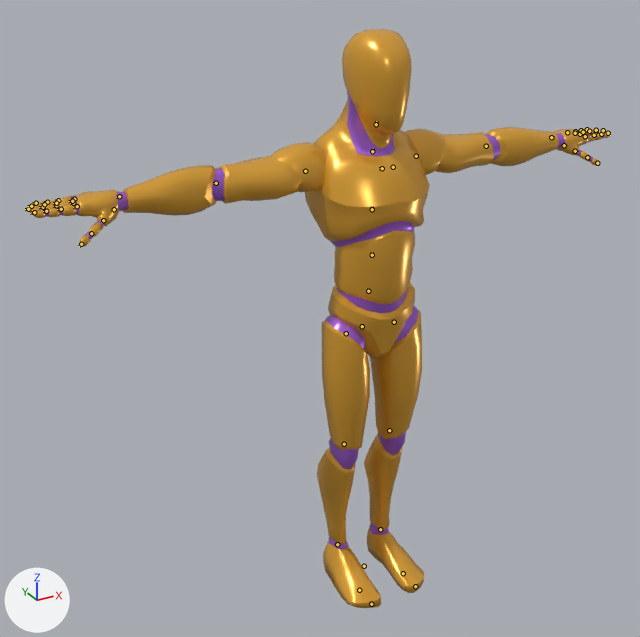
One commit to the glTF model apps/web/public/models/anim-library.glb: the scene before it, then after it.
The view is the same before and after, from a 50 mm lens placed at (-1.37, -2.15, 2.08), pointed at (-0.16, 0.04, 0.98). Arrows for +X, +Y and +Z are at lower left; the lights stay in place. The older version comes first. The bones that bend it are drawn over the model as lines.

In view in the first picture: 'Mannequin'.
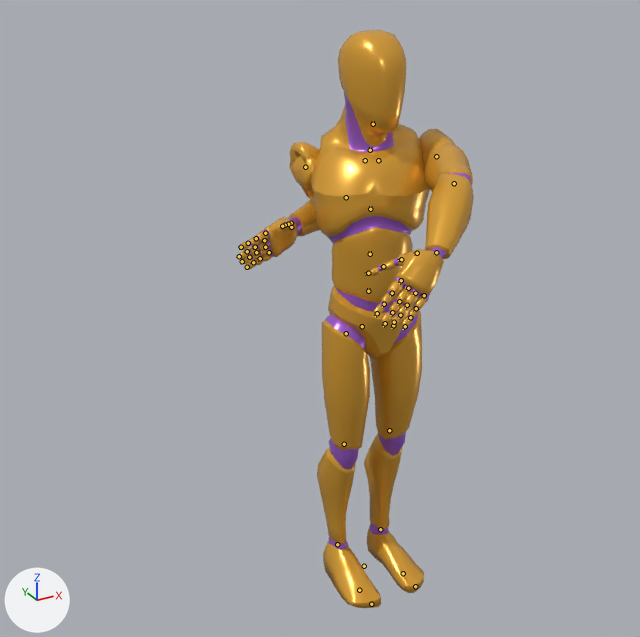
The newer file adds an action. The first version stands in its rest pose; the second is drawn at frame 22 of the action 'Rig|Bow_Shoot'.

Edits to the scene script, one JSON object a line:
```json
{"block": "bone_spine_01", "where": "bone_spine_01 = bpy.data.objects['Rig'].pose.bones['spine_01']  # child of 'pelvis'"}
{"op": "set", "path": "bone_spine_01.rotation_quaternion", "old": "(1.0, 0.0, 0.0, 0.0)", "new": "(0.996, -0.027, -0.082, 0.011)", "note": "degrees (0, 0, 0) -> degrees (-3, -9, 1)"}
{"block": "bone_spine_02", "where": "bone_spine_02 = bpy.data.objects['Rig'].pose.bones['spine_02']  # child of 'spine_01'"}
{"op": "set", "path": "bone_spine_02.rotation_quaternion", "old": "(1.0, 0.0, 0.0, 0.0)", "new": "(0.996, 0.038, -0.083, -0.001)", "note": "degrees (0, 0, 0) -> degrees (4, -10, -1)"}
{"block": "bone_spine_03", "where": "bone_spine_03 = bpy.data.objects['Rig'].pose.bones['spine_03']  # child of 'spine_02'"}
{"op": "set", "path": "bone_spine_03.rotation_quaternion", "old": "(1.0, 0.0, 0.0, 0.0)", "new": "(0.989, -0.123, -0.083, -0.008)", "note": "degrees (0, 0, 0) -> degrees (-14, -10, 0)"}
{"block": "bone_neck_01", "where": "bone_neck_01 = bpy.data.objects['Rig'].pose.bones['neck_01']  # child of 'spine_03'"}
{"op": "set", "path": "bone_neck_01.rotation_quaternion", "old": "(1.0, 0.0, 0.0, 0.0)", "new": "(0.981, 0.147, 0.123, -0.018)", "note": "degrees (0, 0, 0) -> degrees (17, 14, 0)"}
{"block": "bone_head", "where": "bone_head = bpy.data.objects['Rig'].pose.bones['Head']  # child of 'neck_01'"}
{"op": "set", "path": "bone_head.rotation_quaternion", "old": "(1.0, 0.0, 0.0, 0.0)", "new": "(0.991, -0.053, 0.124, -0.01)", "note": "degrees (0, 0, 0) -> degrees (-6, 14, -2)"}
{"block": "bone_clavicle_l", "where": "bone_clavicle_l = bpy.data.objects['Rig'].pose.bones['clavicle_l']  # child of 'spine_03'"}
{"op": "set", "path": "bone_clavicle_l.rotation_quaternion", "old": "(1.0, 0.0, 0.0, 0.0)", "new": "(0.995, 0.046, 0.085, -0.037)", "note": "degrees (0, 0, 0) -> degrees (5, 10, -4)"}
{"block": "bone_upperarm_l", "where": "bone_upperarm_l = bpy.data.objects['Rig'].pose.bones['upperarm_l']  # child of 'clavicle_l'"}
{"op": "set", "path": "bone_upperarm_l.rotation_quaternion", "old": "(1.0, 0.0, 0.0, 0.0)", "new": "(0.66, 0.613, 0.341, 0.267)", "note": "degrees (0, 0, 0) -> degrees (89, 7, 51)"}
{"block": "bone_lowerarm_l", "where": "bone_lowerarm_l = bpy.data.objects['Rig'].pose.bones['lowerarm_l']  # child of 'upperarm_l'"}
{"op": "set", "path": "bone_lowerarm_l.rotation_quaternion", "old": "(1.0, 0.0, 0.0, 0.0)", "new": "(0.972, 0.236, 0.0, 0.0)", "note": "degrees (0, 0, 0) -> degrees (27, 0, 0)"}
{"block": "bone_hand_l", "where": "bone_hand_l = bpy.data.objects['Rig'].pose.bones['hand_l']  # child of 'lowerarm_l'"}
{"op": "set", "path": "bone_hand_l.rotation_quaternion", "old": "(1.0, 0.0, 0.0, 0.0)", "new": "(0.684, 0.221, -0.682, -0.132)", "note": "degrees (0, 0, 0) -> degrees (93, -61, -86)"}
{"block": "bone_upperarm_r", "where": "bone_upperarm_r = bpy.data.objects['Rig'].pose.bones['upperarm_r']  # child of 'clavicle_r'"}
{"op": "set", "path": "bone_upperarm_r.rotation_quaternion", "old": "(1.0, 0.0, 0.0, 0.0)", "new": "(0.499, -0.622, -0.156, 0.583)", "note": "degrees (0, 0, 0) -> degrees (-78, 35, 71)"}
{"block": "bone_lowerarm_r", "where": "bone_lowerarm_r = bpy.data.objects['Rig'].pose.bones['lowerarm_r']  # child of 'upperarm_r'"}
{"op": "set", "path": "bone_lowerarm_r.rotation_quaternion", "old": "(1.0, 0.0, 0.0, 0.0)", "new": "(0.364, 0.93, 0.0, 0.0)", "note": "degrees (0, 0, 0) -> degrees (137, 0, 0)"}
```

Pixel boxes (x1, y1, x2, y2) of what changed, in the pictures (640 x 637 px):
```json
{"object": "Mannequin", "change": "posed", "before": [29, 29, 611, 608], "after": [239, 30, 474, 608], "on screen": "60% narrower"}
{"bone": "spine_02", "before": "(372, 255) to (372, 252)", "after": "(370, 254) to (370, 251)"}
{"bone": "spine_03", "before": "(372, 209) to (372, 206)", "after": "(370, 209) to (370, 206)"}
{"bone": "neck_01", "before": "(372, 151) to (373, 148)", "after": "(370, 150) to (370, 147)"}
{"bone": "Head", "before": "(376, 124) to (376, 121)", "after": "(373, 124) to (373, 121)"}
{"bone": "clavicle_l", "before": "(393, 167) to (394, 166)", "after": "(378, 160) to (381, 160)"}
{"bone": "upperarm_l", "before": "(416, 156) to (418, 156)", "after": "(436, 156) to (437, 157)"}
{"bone": "lowerarm_l", "before": "(486, 146) to (488, 146)", "after": "(454, 183) to (453, 186)"}
{"bone": "hand_l", "before": "(551, 137) to (554, 137)", "after": "(436, 252) to (434, 255)"}
{"bone": "upperarm_r", "before": "(305, 171) to (302, 171)", "after": "(305, 167) to (307, 168)"}
{"bone": "lowerarm_r", "before": "(216, 183) to (213, 183)", "after": "(346, 197) to (344, 198)"}
```
